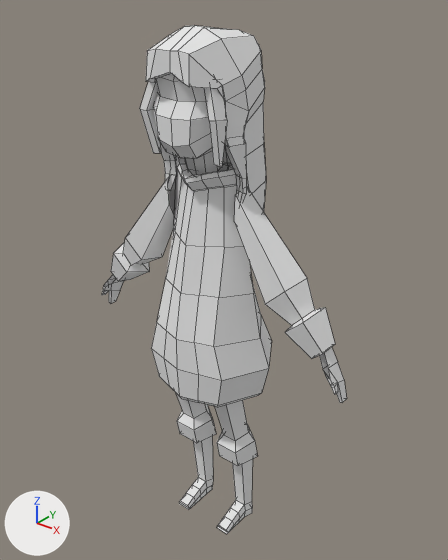
Renders of the OBJ model resources/guurl.obj from each side of a commit.
Both versions are drawn from a 50 mm camera at (2.44, -2.91, 3.94) aimed at (0.0, 0.14, 2.05). The lights are fixed; the arrows at lower left show +X, +Y and +Z. Mesh edges are drawn as thin lines. Where no turn or scale is listed for an object, it has been applied to the vertices. Vertices at the same position are counted once.
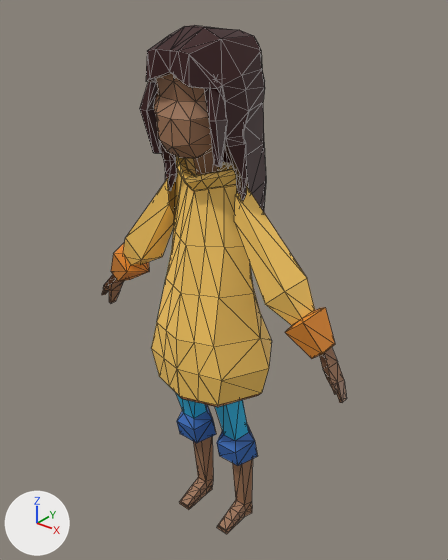
Boxes [x1, y1, x2, y2] around the edits, measured in the pictures (448 x 560 px):
'Cube', recoloured, reshaped (white to orange): [151, 156, 272, 407] in both
'Cube.002', recoloured: [140, 25, 266, 212] in both
'Cylinder.002', recoloured (white to orange): [101, 176, 347, 403] in both
'Cylinder.001', recoloured: [176, 393, 257, 534] in both
'Cube.001', recoloured (white to brown): [153, 73, 212, 158] in both
'Cylinder.003', recoloured, reshaped (white to brown): [194, 151, 218, 174] in both

What the commit changed:
Material 'yellow' (mat_yellow) changes colour from white #e7e7e7 to orange #ffcd62; in linear values from (0.8, 0.8, 0.8) to (1.0, 0.611, 0.123).
Material 'red' (mat_red) changes colour from white #e7e7e7 to orange #e78d2f; in linear values from (0.8, 0.8, 0.8) to (0.8, 0.268, 0.0285).
Material 'skin' (mat_skin) changes colour from white #e7e7e7 to brown #9c7151; in linear values from (0.8, 0.8, 0.8) to (0.334, 0.165, 0.0832).
Material 'hair' (mat_hair) changes colour from white #e7e7e7 to dark red #350708; in linear values from (0.8, 0.8, 0.8) to (0.0356, 0.00206, 0.00247).
Material 'blue' (mat_blue) changes colour from white #e7e7e7 to cyan #2bb9e7; in linear values from (0.8, 0.8, 0.8) to (0.0243, 0.483, 0.8).
Material 'dark_blue' (mat_dark_blue) changes colour from white #e7e7e7 to blue #336ab8; in linear values from (0.8, 0.8, 0.8) to (0.0327, 0.143, 0.478).
me_cube is used by ob_cube; location (0.0, 0.0, 0.0).
me_cube had 156 vertices, 144 faces and spanned x -0.49..0.49, y -0.37..0.39, z 1.3..2.93.
me_cube now has 158 vertices, 290 faces and spans x -0.49..0.49, y -0.37..0.39, z 1.3..2.93.
Part 1, on me_cube:
144 faces are deleted.
2 vertices are added at (0.0, -0.37, 1.57), (0.0, -0.36, 1.34).
266 new faces join them, mat_yellow (orange #ffcd62).
24 new faces join them, mat_red (orange #e78d2f).
me_cylinder_003 is used by ob_cylinder_003; location (0.0, 0.0, 0.0).
me_cylinder_003 had 10 vertices, 5 faces and spanned x -0.079..0.08, y -0.125..0.065, z 2.721..3.077.
me_cylinder_003 now has 10 vertices, 10 faces and spans x -0.079..0.08, y -0.125..0.065, z 2.721..3.077.
Part 2, on me_cylinder_003:
5 faces are deleted.
10 new faces join them.
